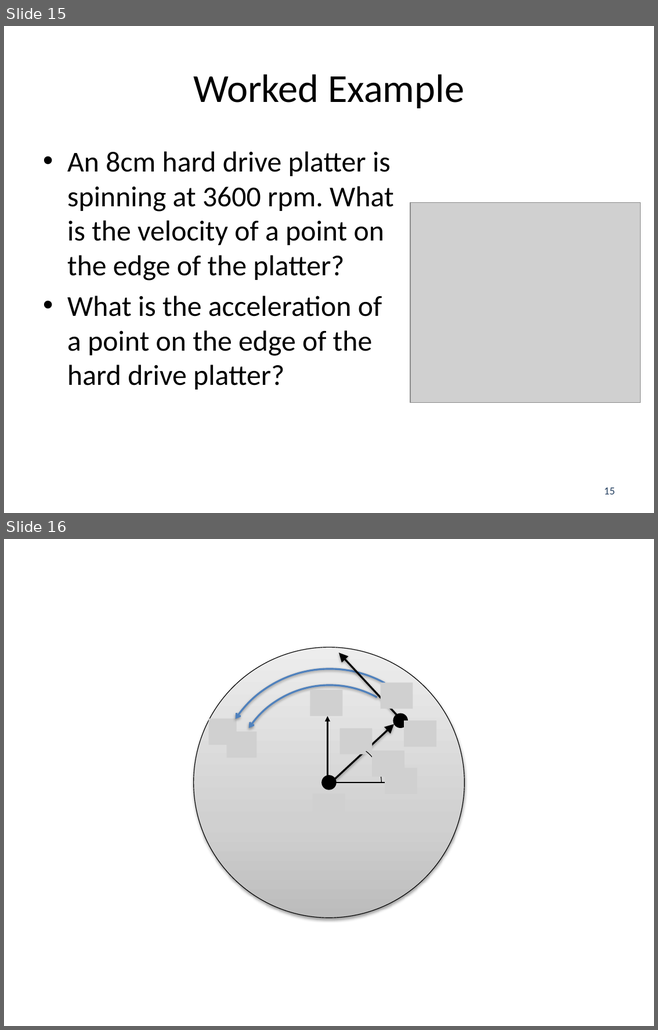
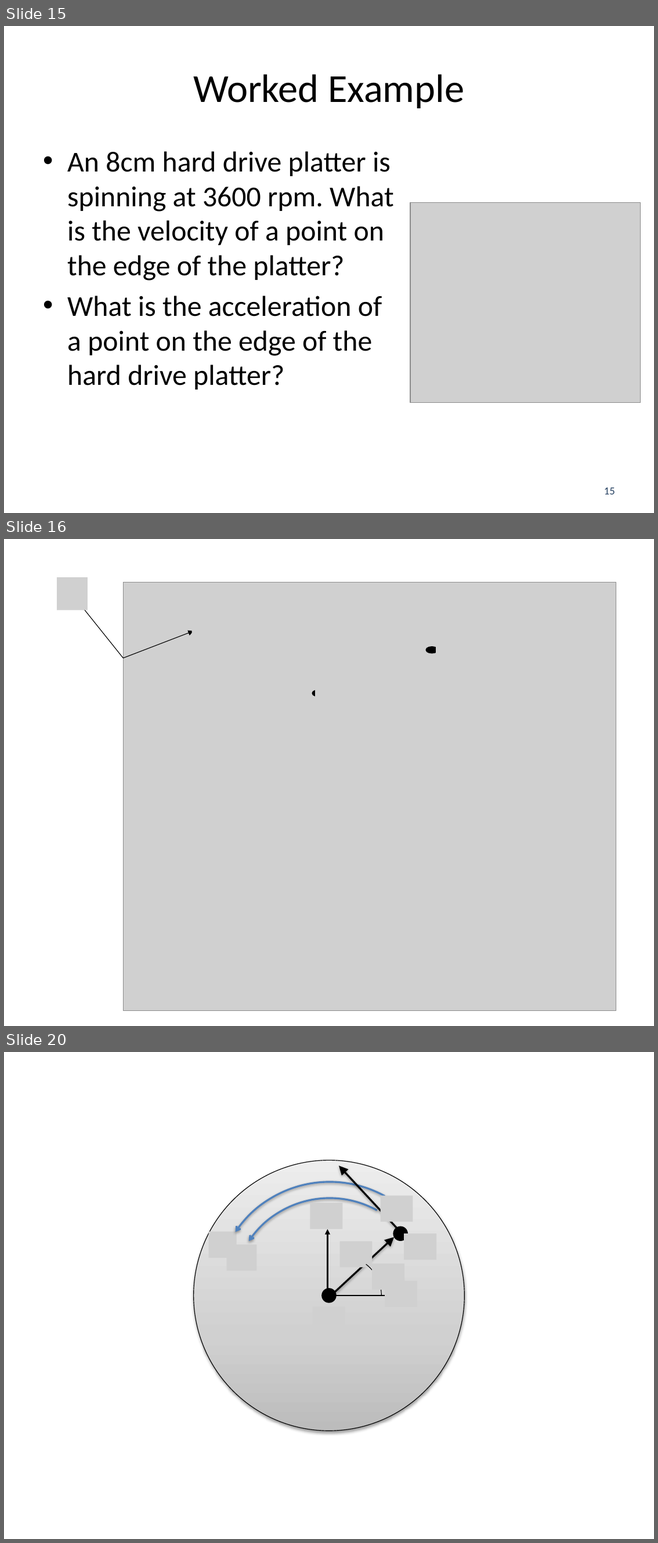
Before and after one commit to JacobMoore/mechanics_textbook, a slide deck: Lecture Slides/VideoLectureSlides/12.2 vector.pptx. Shown one above the other, each under a label of ours: slides 15 and 16 before the commit, slides 15, 16 and 20 after it; the slides between them are not shown. The pictures are 658x1030 and 658x1543 pixels, drawn with LibreOffice and Linux fonts; fonts in the diff are those of the drawing; grey boxes stand for pictures. Boxes give left, top, right and bottom in pixels: in the first picture for what was removed or moved away, otherwise in the second. Text is boxed around its words. In the diff, an @@ line names an element or a change of style, - is before the commit and + after.

```diff
--- a/Lecture Slides/VideoLectureSlides/12.2 vector.pptx
+++ b/Lecture Slides/VideoLectureSlides/12.2 vector.pptx
@@ slide 16 added at (4, 539, 654, 1026), background #FFFFFF @@
@@ picture added at (57, 577, 87, 610) @@
@@ picture added at (123, 583, 615, 1011) @@
@@ arrow added from (123, 658) to (80, 604), #000000 0.75 pt @@
@@ picture added at (192, 604, 222, 636) @@
@@ arrow added from (123, 658) to (194, 631), #000000 0.75 pt @@
@@ picture added at (436, 633, 467, 665) @@
@@ ellipse added at (426, 647, 437, 653), fill #000000, outline #000000 2 pt @@
@@ ellipse added at (313, 690, 324, 696), fill #000000, outline #000000 2 pt @@
@@ picture added at (315, 689, 349, 722) @@
@@ what was slide 16 is now slide 20 @@
```
Also in this commit, not shown: 4 other slides added, 29 other files.
